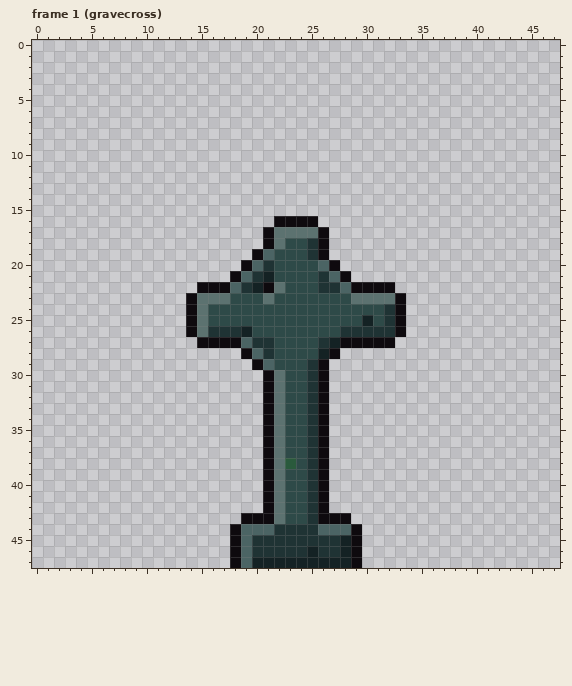
File history of a pixel-art file, art/xsa_db.aseprite. Above: the version before the commit.
48x48 pixels, 27 frames. Pixels under 10% opacity are left out. Colours within 5 levels of each other are drawn and written as one. Shown: frame 1 (gravecross). The commit also changed other frames, which this record leaves out.
Now the later version:
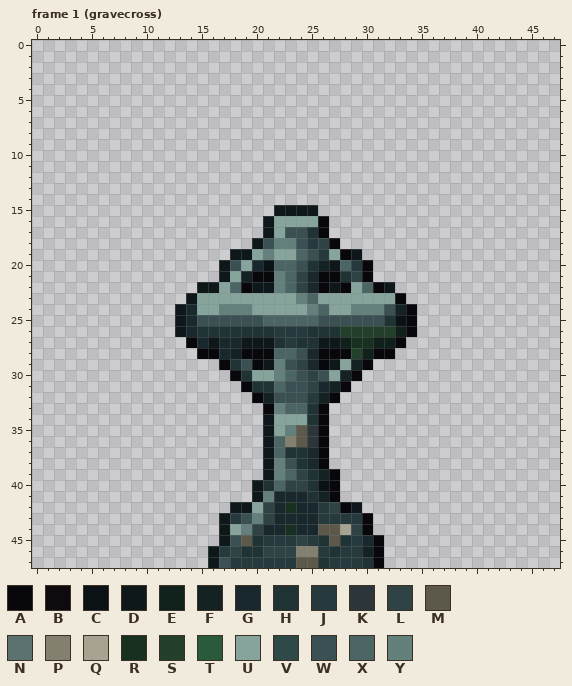
Palette (. is transparent): A #08070c  B #0e0a0e  C #0a1215  D #0e181b  E #10201a  F #142224  G #18282c  H #1f3334  J #26393c  K #2c363a  L #2f4345  M #5c594b  N #5c7270  P #848070  Q #a8a290  R #18301f  S #22402a  T #2a5a3c  U #86a49c  V #2e4a48  W #3a5052  X #4b6464  Y #63807c
Difference:
Changed rows in their new state; - is an unchanged pixel.
Frame 1 (gravecross):
first column x 13:
15 ---------DDDD---------
16 --------DUUUUA--------
17 --------DUWWHA--------
18 -------DWYYWJLA-------
19 -----DDUYUUXWJUAD-----
20 ----DWUGCXXWHFDXJA----
21 ----DUFAAYXLGAAHLA----
22 --DDU-ADDYXLGADAUXAD--
23 -DUUUUUUUUUYXUUUUUUUA-
24 DGUUYYYUUUUUYXUUYYYWFA
25 DGWWWWWWXXXXXWWWWWW-CA
26 DGH---HHHJJJHHHSSSSSEA
27 -AGDGGDDDHJHHDDERREEA-
28 --AAGFAAAXXWGAAASEAA--
29 ----AHWADYWLGADUFA----
30 -----AHUUYXWLWUFA-----
31 ------AHHXWWLGFA------
32 -------AFWWWJFA-------
33 --------AYXX-A--------
34 --------DUUU-A--------
35 --------DUYMKA--------
36 --------DXPMKA--------
37 --------DXHHGA--------
38 --------DYWHGA--------
39 --------DYXL-FA-------
40 -------DHXLL-CA-------
41 -------DYGGG-FA-------
42 -----DDULGRGGJLAD-----
43 ----DJWYLGGGGJJJJA----
44 ----DUYLGGRGGMMQLA----
45 ----DWM-JJJLJ-MHJGA---
46 ---DJLH-LLLPPJ-JJFA---
47 ---DWJJJJJJMMHJJJHA---
Where, in picture pixels (left, top, right, bottom), the same in both pictures:
changed: (175, 205, 417, 568)
